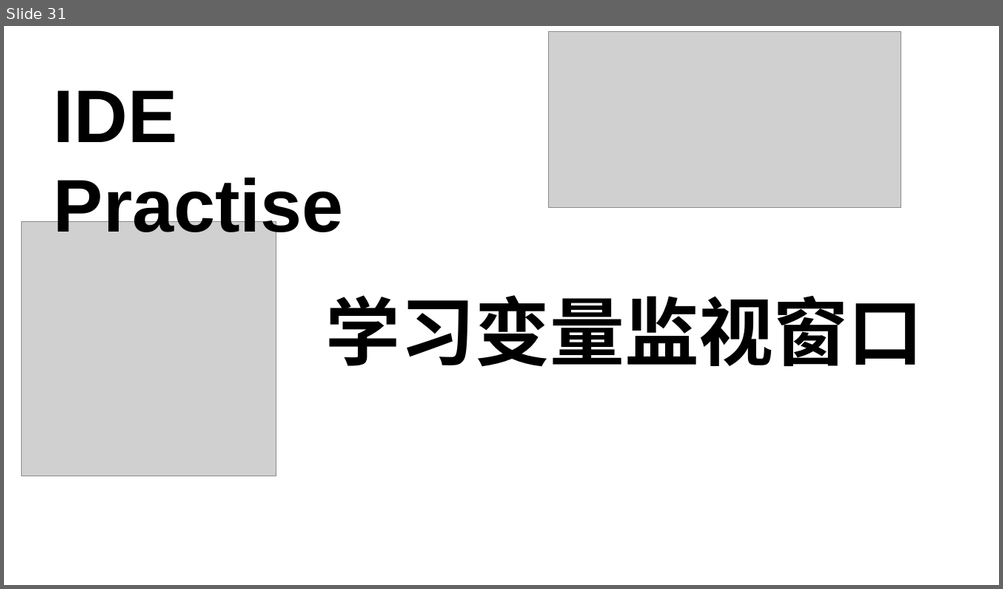
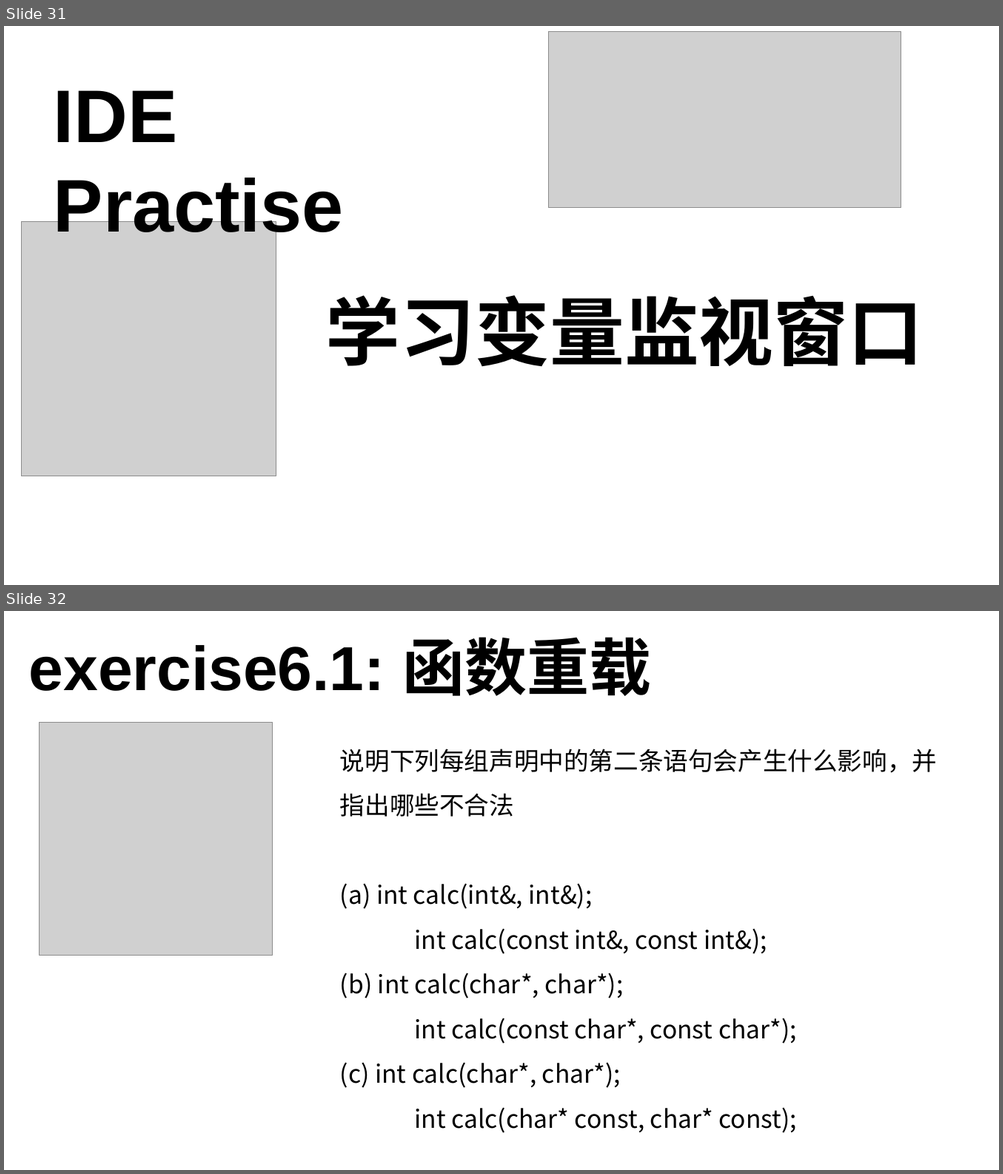
Before and after one commit to 3417725275/CPP_Study, a slide deck: C++课件.pptx. Shown one above the other, each under a label of ours: slide 31 before the commit, slides 31 and 32 after it. The pictures are 1003x589 and 1003x1174 pixels, drawn with LibreOffice and Linux fonts; fonts in the diff are those of the drawing; grey boxes stand for pictures. Boxes give left, top, right and bottom in pixels: in the first picture for what was removed or moved away, otherwise in the second. Text is boxed around its words. In the diff, an @@ line names an element or a change of style, - is before the commit and + after.

```diff
--- a/C++课件.pptx
+++ b/C++课件.pptx
@@ slide 32 added at [4, 611, 999, 1170], background #FFFFFF @@
@@ text added at [29, 637, 651, 696], 60 pt, text #000000, bold @@
+exercise6.1: 函数重载
@@ picture added at [39, 722, 273, 956] @@
@@ text added at [340, 749, 936, 1133], 24 pt, text #000000 @@
+说明下列每组声明中的第二条语句会产生什么影响，并指出哪些不合法
+(a) int calc(int&, int&);
+int calc(const int&, const int&);
+(b) int calc(char*, char*);
+int calc(const char*, const char*);
+(c) int calc(char*, char*);
+int calc(char* const, char* const);
```
Also in this commit, not shown: 2 other slides added, 8 other files.
